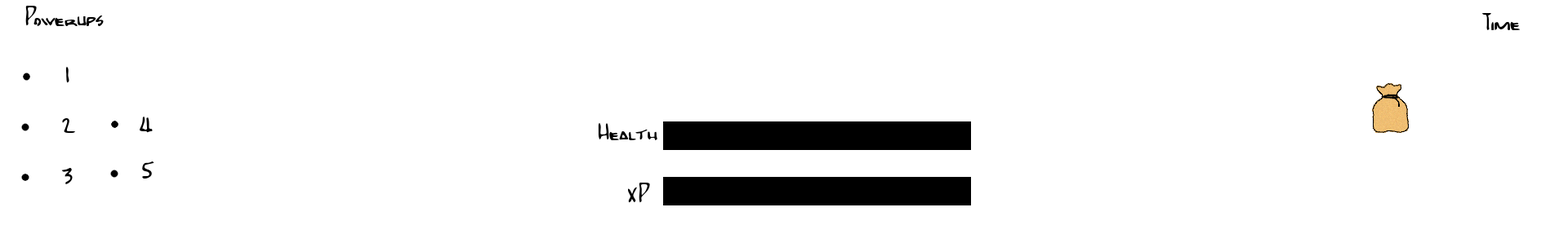
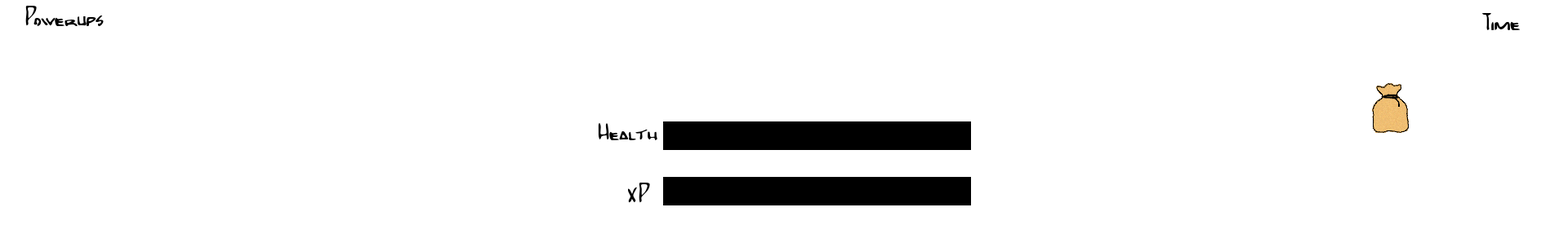
Two versions of the same layered image (1568 x 225). Layer-by-layer changes:
hid "5" over [142, 161, 155, 179]
hid "4" over [139, 116, 153, 134]
hid "3" over [61, 168, 73, 185]
hid "2" over [62, 118, 76, 134]
hid "1 ..." over [65, 66, 70, 84]
painted on "Layer #1" over [21, 72, 119, 182]
"Background": opacity 70% → 50% over [21, 66, 155, 185]
